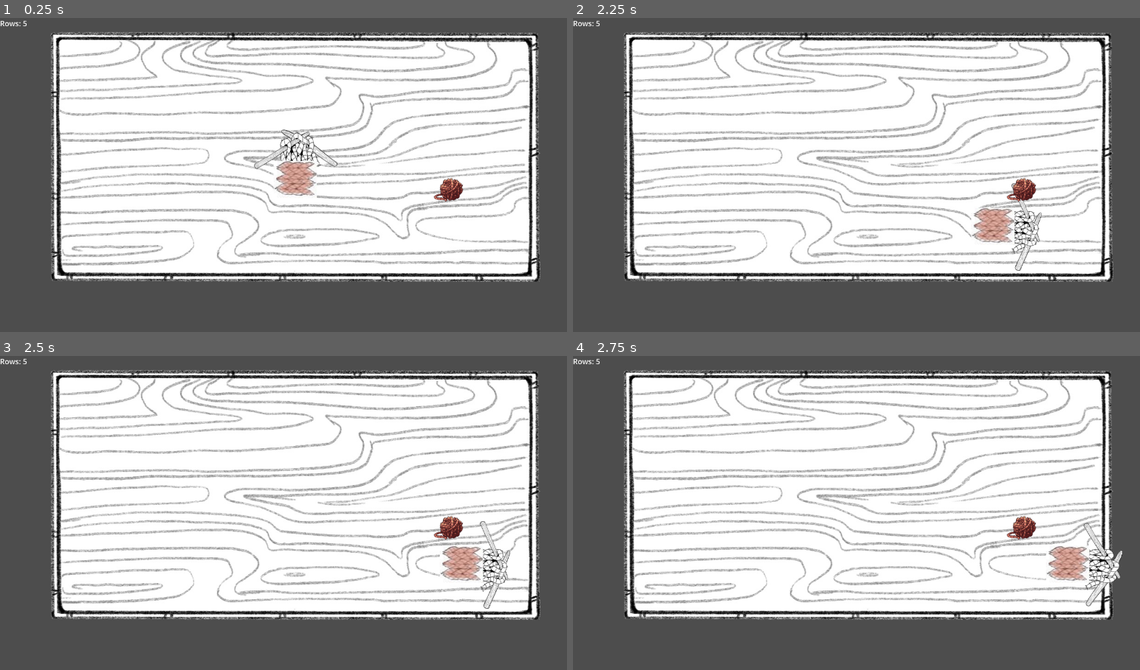
Above: before the commit, frames 1-4 (two rows, left to right).
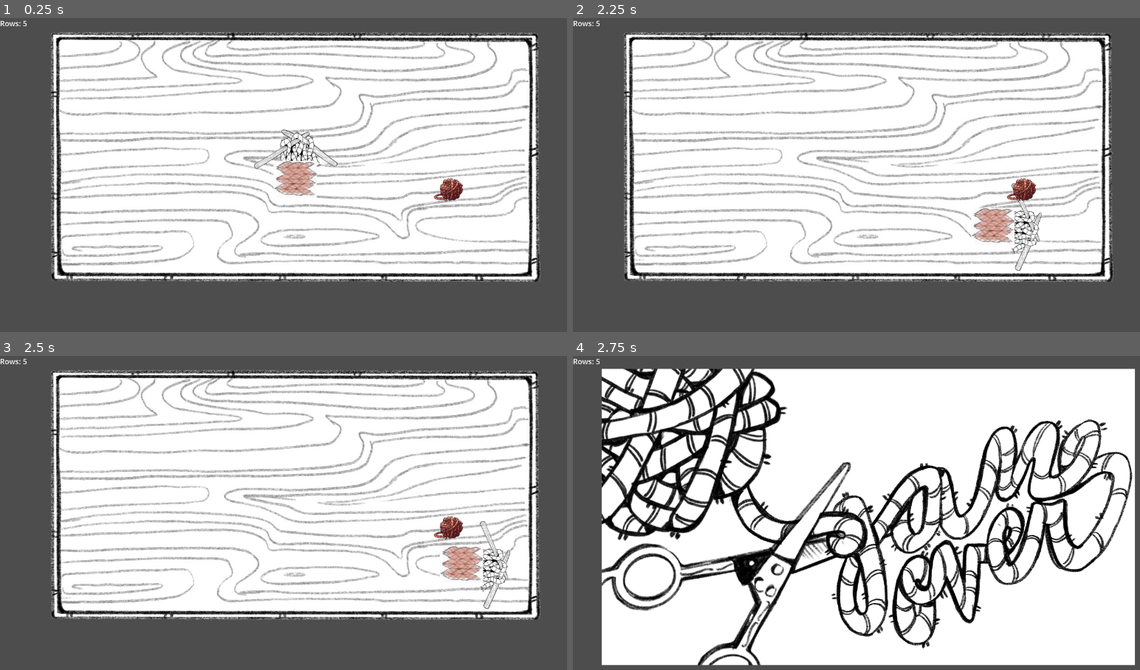
Above: after the commit, the same moments.

Repository: magaly3118/Serpentwine
Game: Godot game, scene res://Scenes/level.tscn
The game is run twice, just before and just after one commit, with the same random seed, the same clock (stepped at 60 frames per second) and the same inputs.
Inputs:
- Up to frame 1 (0.25 s): no input
- Up to frame 2 (2.25 s): hold Right (ui_right) 0.53-1.28 s; hold Down (ui_down) 1.28-2.03 s; hold Right (ui_right) from 2.03 s (still down)
- Up to frame 3 (2.5 s): keep holding Right (ui_right)
- Up to frame 4 (2.75 s): keep holding Right (ui_right)

Frames 1-3 are identical in both runs. In frame 4, 52% of the frame differs, in the area x 5-100%, y 3-99%.

Commit message:
Added game_over_screen asset and code

Diff:
--- a/Knit-prototype/Scenes/level.tscn
+++ b/Knit-prototype/Scenes/level.tscn
@@ -1,9 +1,10 @@
-[gd_scene load_steps=7 format=3 uid="uid://bdedkl07sgvw3"]
+[gd_scene load_steps=8 format=3 uid="uid://bdedkl07sgvw3"]
 
 [ext_resource type="Script" path="res://Scripts/level.gd" id="1_l4i4k"]
 [ext_resource type="PackedScene" uid="uid://dtgoqskqwm3vw" path="res://Scenes/scarf.tscn" id="2_qbr5s"]
 [ext_resource type="Script" path="res://Scripts/bound.gd" id="3_f6gnd"]
 [ext_resource type="Texture2D" uid="uid://bpk5x5jg05105" path="res://TestingAssets/test_gameplay_bg.png" id="4_duagb"]
+[ext_resource type="Texture2D" uid="uid://brqecyrmsmb7l" path="res://TestingAssets/game_over_test.jpg" id="5_in6mb"]
 
 [sub_resource type="RectangleShape2D" id="RectangleShape2D_7btrs"]
 size = Vector2(1244, 37)
@@ -65,6 +66,16 @@
 visible = false
 anchor_mode = 0
 
+[node name="game_over" type="Node2D" parent="."]
+z_index = 1
+z_as_relative = false
+position = Vector2(640, 350)
+
+[node name="game_over_screen" type="Sprite2D" parent="game_over"]
+visible = false
+scale = Vector2(0.5, 0.5)
+texture = ExtResource("5_in6mb")
+
 [connection signal="area_entered" from="TopBound" to="TopBound" method="_on_area_entered"]
 [connection signal="area_entered" from="BotBound" to="BotBound" method="_on_area_entered"]
 [connection signal="area_entered" from="LeftBound" to="LeftBound" method="_on_area_entered"]
--- a/Knit-prototype/Scripts/level.gd
+++ b/Knit-prototype/Scripts/level.gd
@@ -49,3 +49,4 @@
 func end_game():
 	# add end game code!!!
 	get_tree().paused = true
+	$game_over/game_over_screen.show()
Binary file added: Knit-prototype/TestingAssets/game_over_test.jpg
Not shown, added: Knit-prototype/TestingAssets/game_over_test.jpg.import
